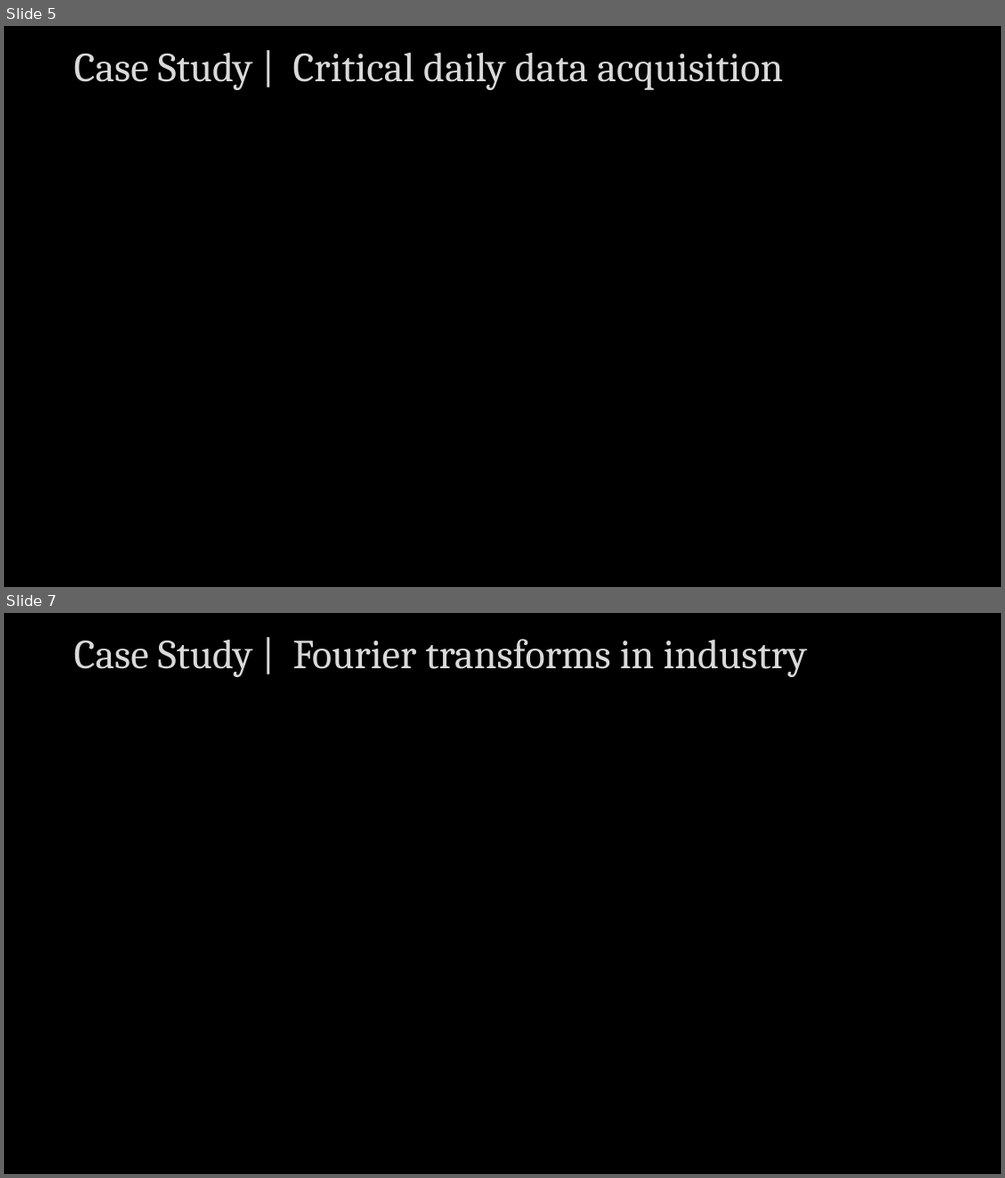
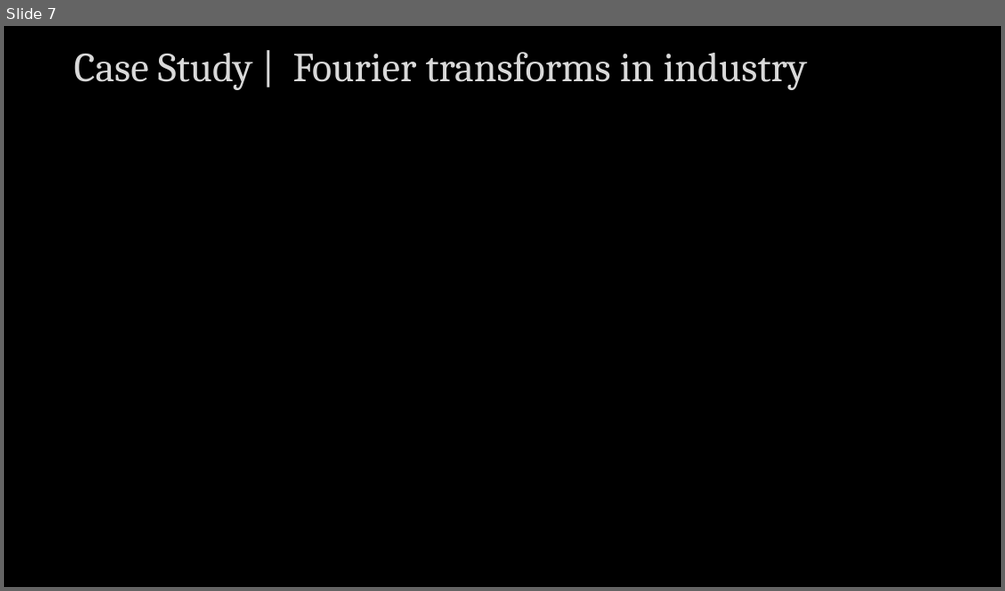
Before and after one commit to Tooblippe/tooblippe, a slide deck: assets/presentation-elements.pptx. Shown one above the other, each under a label of ours: slides 5 and 7 before the commit, slide 7 after it; the slides between them are not shown. The pictures are 1005x1178 and 1005x591 pixels, drawn with LibreOffice and Linux fonts; fonts in the diff are those of the drawing. Boxes give left, top, right and bottom in pixels: in the first picture for what was removed or moved away, otherwise in the second. Text is boxed around its words. In the diff, an @@ line names an element or a change of style, - is before the commit and + after.

```diff
--- a/assets/presentation-elements.pptx
+++ b/assets/presentation-elements.pptx
@@ slide 5 removed at [4,26,1001,587], background #000000 @@
@@ title removed at [74,53,783,90] @@
-Case Study | Critical daily data acquisition
```
Also in this commit, not shown: 1 slide changed, 1 slide added, 47 other files.
